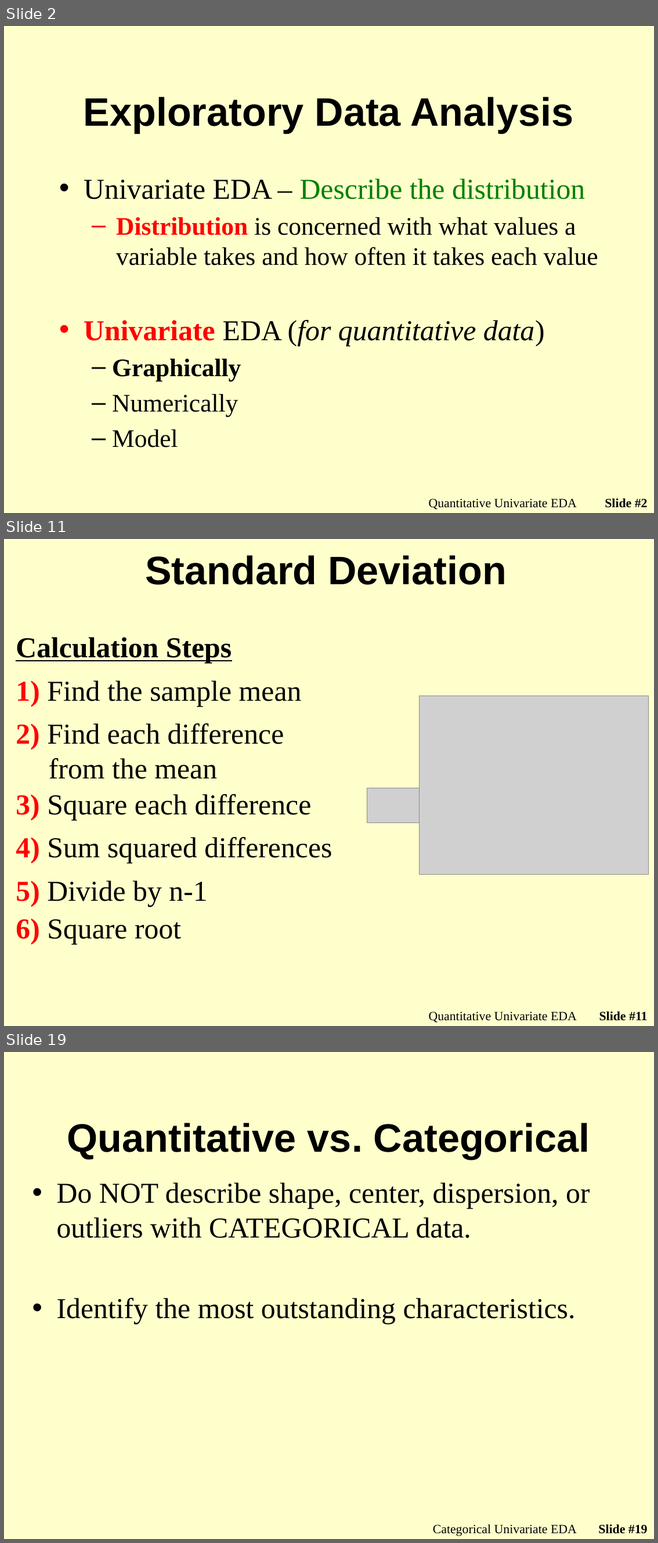
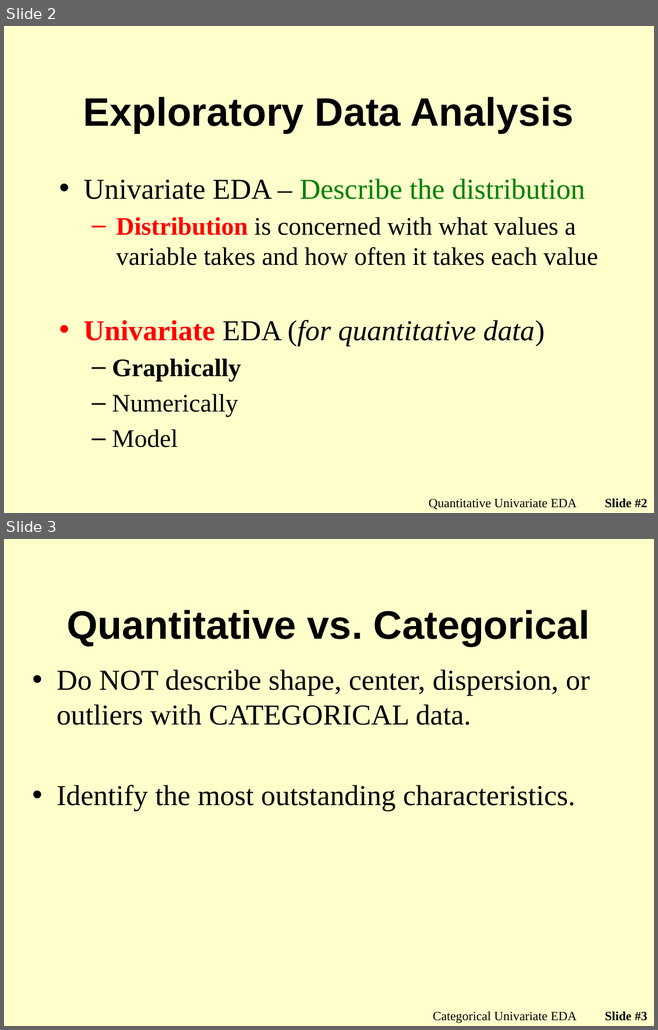
Before and after one commit to droglenc/NCMTH107, a slide deck: modules/UnivEDA_Categorical/PPT_old.pptx. Shown one above the other, each under a label of ours: slides 2, 11 and 19 before the commit, slides 2 and 3 after it; the slides between them are not shown. The pictures are 658x1543 and 658x1030 pixels, drawn with LibreOffice and Linux fonts; fonts in the diff are those of the drawing; grey boxes stand for pictures; background and template pictures are left out. Boxes give left, top, right and bottom in pixels: in the first picture for what was removed or moved away, otherwise in the second. Text is boxed around its words. In the diff, an @@ line names an element or a change of style, - is before the commit and + after.

```diff
--- a/modules/UnivEDA_Categorical/PPT_old.pptx
+++ b/modules/UnivEDA_Categorical/PPT_old.pptx
@@ slide 11 removed at <box>4,539,654,1026</box>, background picture (left out) @@
@@ title removed at <box>145,555,506,585</box> @@
-Standard Deviation
@@ text removed at <box>16,637,231,663</box> @@
-Calculation Steps
@@ text removed at <box>16,681,302,707</box> @@
-1) Find the sample mean
@@ picture removed at <box>419,696,648,875</box> @@
@@ text removed at <box>16,723,284,779</box> @@
-2) Find each difference from the mean
@@ text removed at <box>16,794,311,820</box> @@
-3) Square each difference
@@ picture removed at <box>366,788,424,823</box> @@
@@ text removed at <box>16,837,332,864</box> @@
-4) Sum squared differences
@@ text removed at <box>16,881,207,907</box> @@
-5) Divide by n-1
@@ text removed at <box>16,918,181,945</box> @@
-6) Square root
@@ text removed at <box>429,1012,576,1023</box> @@
-Quantitative Univariate EDA
@@ page number removed at <box>599,1012,647,1021</box> @@
-Slide #11
@@ what was slide 19 is now slide 3 @@
@@ page number at <box>604,1012,647,1021</box>: text changed @@
-Slide #19
+Slide #3
```
Also in this commit, not shown: 15 other slides removed, 35 other files.
